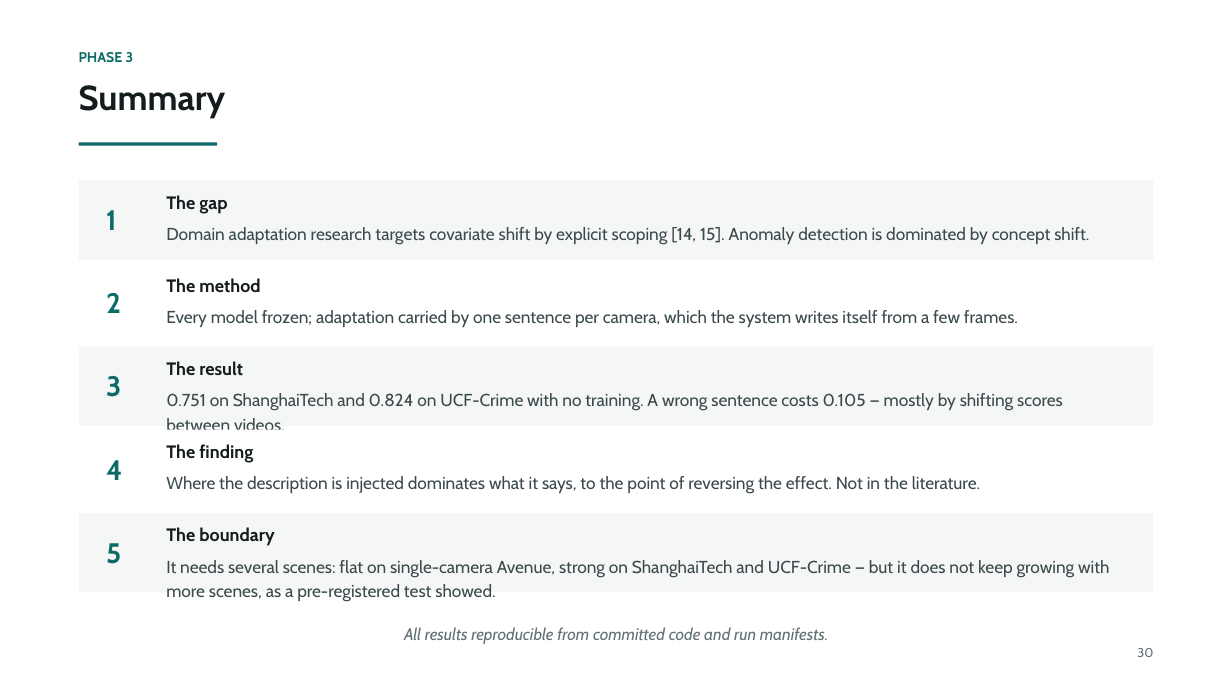
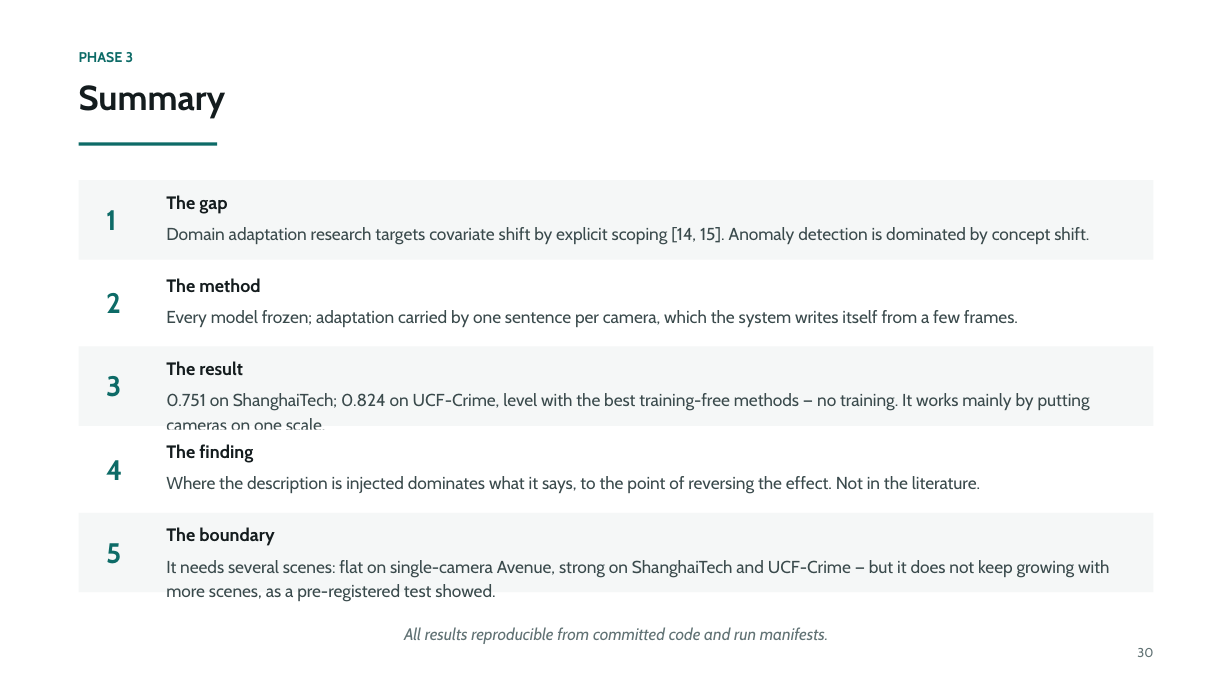
Before and after one commit to prakash-nitc/multimodal-anomaly-detection, a slide deck: slide 31 of docs/06_presentations/DA-ZVAD_Phase3_Review.pptx. Drawn at 1232x693 pixels with LibreOffice and Linux fonts; fonts in the diff are those of the drawing. Boxes give left, top, right and bottom in pixels: in the first picture for what was removed or moved away, otherwise in the second. Text is boxed around its words. In the diff, an @@ line names an element or a change of style, - is before the commit and + after.

```diff
--- a/docs/06_presentations/DA-ZVAD_Phase3_Review.pptx
+++ b/docs/06_presentations/DA-ZVAD_Phase3_Review.pptx
@@ text at <box>166,393,1090,430</box>: text changed @@
-0.751 on ShanghaiTech and 0.824 on UCF-Crime with no training. A wrong sentence costs 0.105 — mostly by shifting scores between videos.
+0.751 on ShanghaiTech; 0.824 on UCF-Crime, level with the best training-free methods — no training. It works mainly by putting cameras on one scale.
```
Also in this commit, not shown: 6 other slides changed, 6 other files.
